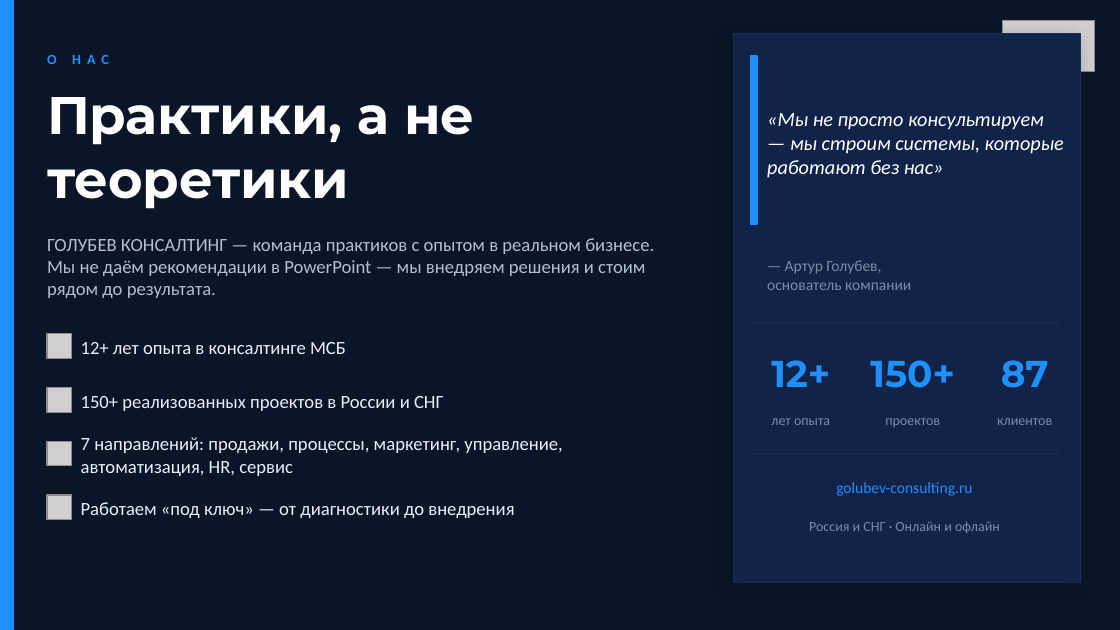
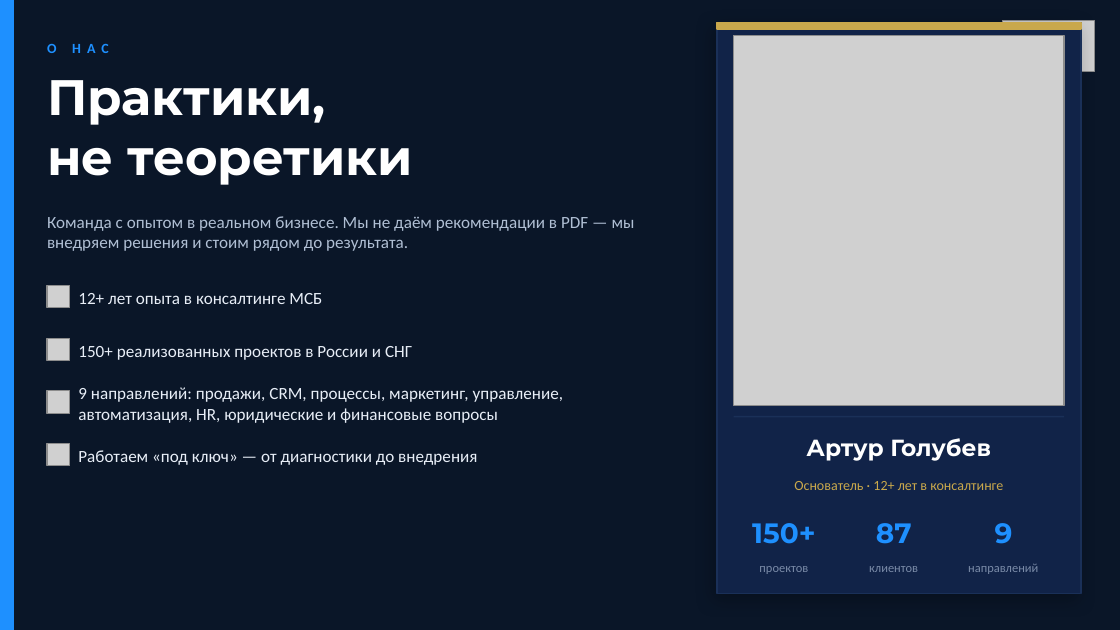
Before and after one commit to golubev-artur/golubev-growth-engine, a slide deck: slide 4 of public/Голубев_Консалтинг_Презентация.pptx (slide 3 before the commit). Drawn at 1120x630 pixels with LibreOffice and Linux fonts; fonts in the diff are those of the drawing; grey boxes stand for pictures. Boxes give left, top, right and bottom in pixels: in the first picture for what was removed or moved away, otherwise in the second. Text is boxed around its words. In the diff, an @@ line names an element or a change of style, - is before the commit and + after.

```diff
--- a/public/Голубев_Консалтинг_Презентация.pptx
+++ b/public/Голубев_Консалтинг_Презентация.pptx
@@ rectangle: place and size @@
-rectangle at (734,34,1081,582)
+rectangle at (717,22,1081,594)
@@ rectangle added at (717,22,1081,29), fill #C9A84C, outline #C9A84C 1 pt @@
@@ text "О НАС": place and size @@
-text "О НАС" at (47,55,56,64)
+text "О НАС" at (47,44,56,53)
@@ picture added at (734,36,1064,405) @@
@@ rectangle removed at (750,56,757,224) @@
@@ text at (47,80,413,185): text changed; size 34 to 32 pt @@
-Практики, а не
-теоретики
+Практики,
+не теоретики
@@ text removed at (767,113,1064,178) @@
-«Мы не просто консультируем — мы строим системы, которые работают без нас»
@@ text at (47,216,635,251): text changed; size 12 to 11 pt @@
-ГОЛУБЕВ КОНСАЛТИНГ — команда практиков с опытом в реальном бизнесе. Мы не даём рекомендации в PowerPoint — мы внедряем решения и стоим рядом до результата.
+Команда с опытом в реальном бизнесе. Мы не даём рекомендации в PDF — мы внедряем решения и стоим рядом до результата.
@@ line removed from (750, 323) to (1058, 323) @@
@@ text at (78,387,564,423): text changed; size 12 to 11 pt @@
-7 направлений: продажи, процессы, маркетинг, управление, автоматизация, HR, сервис
+9 направлений: продажи, CRM, процессы, маркетинг, управление, автоматизация, HR, юридические и финансовые вопросы
@@ line moved from (750, 454) - (1058, 454) to (734, 417) - (1064, 417) @@
@@ text removed at (771,418,830,425) @@
-лет опыта
@@ 4 pictures: place and size @@
-4 pictures at (47,334,72,520)
+4 pictures at (47,286,69,466)
@@ 3 texts: place and size @@
-3 texts at (81,342,514,518)
+3 texts at (78,293,477,465)
@@ size 12 to 11 pt in 3 elements at (78,293,322,304), (78,346,412,360), (78,450,477,465) @@
@@ text at (806,438,991,461): text changed; size 10 to 15 pt; font Calibri to Montserrat; text colour #7A8BA8 to #FFFFFF; bold on @@
-— Артур Голубев,
-основатель компании
+Артур Голубев
@@ text at (794,481,1003,490): text changed; size 24 to 9 pt; font Montserrat to Calibri; text colour #1E90FF to #C9A84C; bold off @@
-12+
+Основатель · 12+ лет в консалтинге
@@ text removed at (836,482,972,496) @@
-golubev-consulting.ru
@@ text "150+": place and size @@
-text "150+" at (870,360,955,388)
+text "150+" at (752,523,815,544)
@@ text "150+" at (752,523,815,544): size 24 to 18 pt @@
@@ text removed at (809,521,1000,533) @@
-Россия и СНГ · Онлайн и офлайн
@@ text "87" at (876,523,912,544): size 24 to 18 pt @@
@@ text "87": place and size @@
-text "87" at (1001,360,1049,388)
+text "87" at (876,523,912,544)
@@ text added at (995,523,1013,544), 18 pt, text #1E90FF, bold @@
+9
@@ text "проектов": place and size @@
-text "проектов" at (885,418,940,427)
+text "проектов" at (759,566,808,574)
@@ text "проектов" at (759,566,808,574): size 9 to 8 pt @@
@@ text "клиентов" at (869,566,918,572): size 9 to 8 pt @@
@@ text "клиентов": place and size @@
-text "клиентов" at (997,418,1052,425)
+text "клиентов" at (869,566,918,572)
@@ text added at (968,564,1038,574), 8 pt, text #7A8BA8 @@
+направлений
```
Also in this commit, not shown: 4 other slides changed, 1 slide added, 1 other file.
